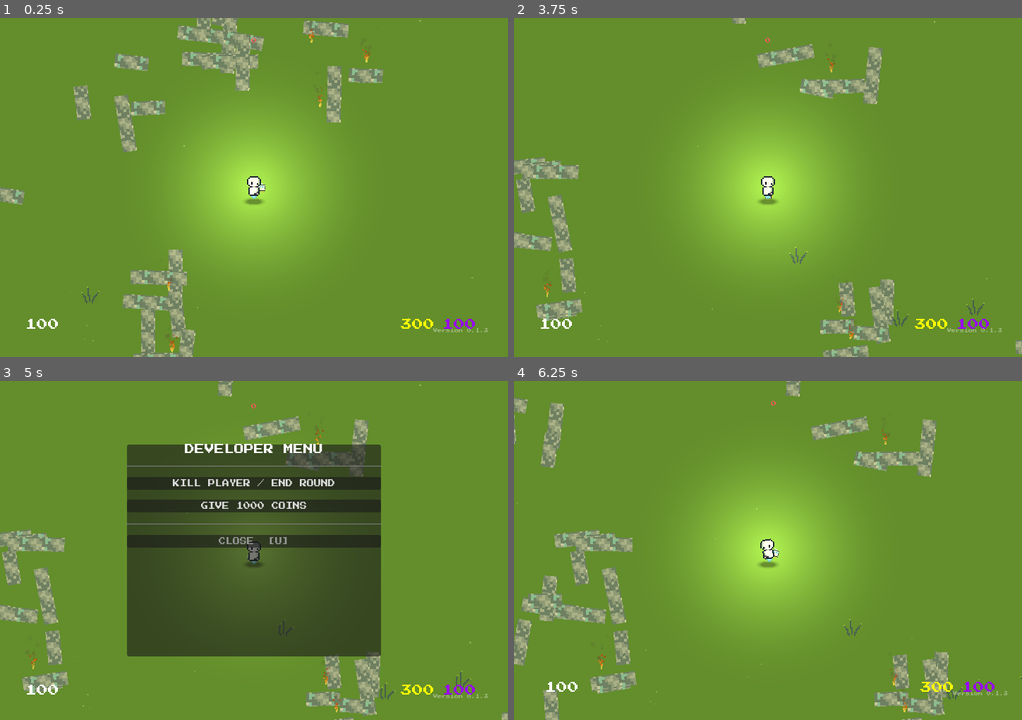
Above: before the commit, frames 1-4 (two rows, left to right).
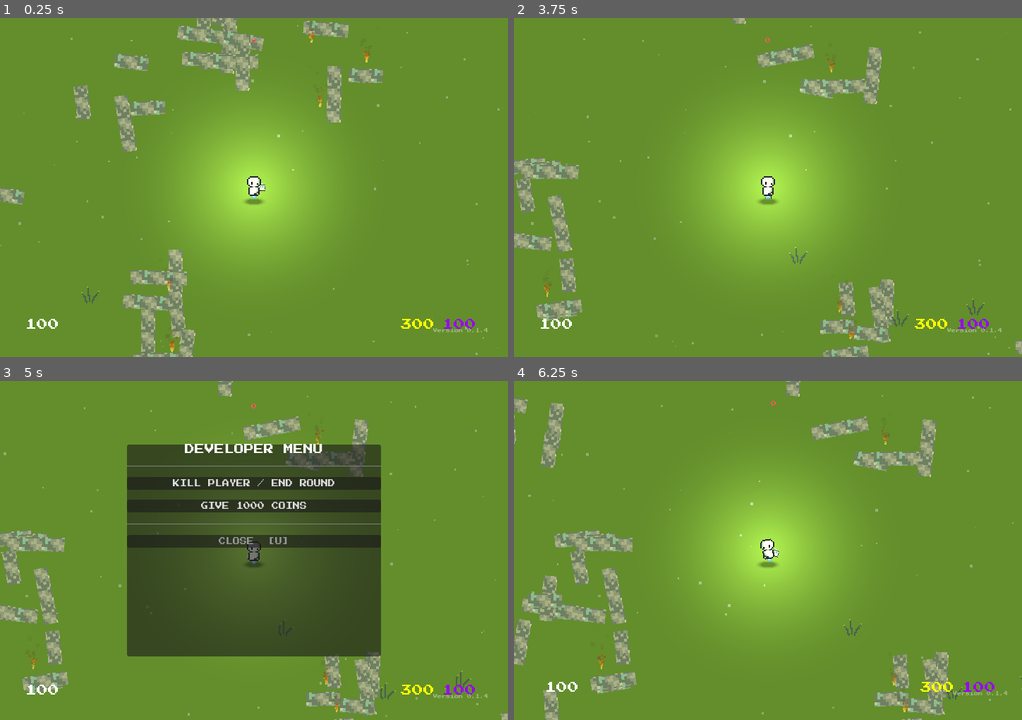
Above: after the commit, the same moments.

Repository: alecray/2d-game
Game: Godot game, scene res://scenes/main.tscn
The game is run twice, just before and just after one commit, with the same random seed, the same clock (stepped at 60 frames per second) and the same inputs.
Inputs (mouse positions are in pixels of both pictures, inside the frame that each line leads up to):
- Up to frame 1 (0.25 s): no input
- Up to frame 2 (3.75 s): tap Enter at 0.5 s; move the mouse to (879, 170) at 0.52 s; hold D 0.53-1.25 s; tap U at 0.6, 2.1, 2.85 s; click (879, 170) at 0.67 s; click "KILL PLAYER / END ROUND" at 1.25 s; move the mouse to (666, 204) at 2.02 s; hold S 2.03-2.78 s; move the mouse to (818, 112) at 2.77 s; hold D 2.78-3.5 s; click "Play Again" at 3.5 s
- Up to frame 3 (5 s): move the mouse to (228, 618) at 4.27 s; hold W from 4.28 s (still down); tap U at 4.35 s; click (228, 618) at 4.42 s
- Up to frame 4 (6.25 s): release W at 5 s; click "GIVE 1000 COINS" at 5 s; tap Space at 5.75 s; move the mouse to (920, 601) at 5.77 s; hold A from 5.78 s (still down); tap U at 5.85 s

The runs differ from the first frame. In frame 1, 0.1% of the frame differs, in the area x 0-99%, y 0-100%; in frame 2, 0.1%, in the area x 3-98%, y 0-100%; in frame 3, less than 0.1%; in frame 4, 0.1%.

Commit message:
reduce bullet lifetime and add range culling, tune wind particles for visibility

Diff:
--- a/project.godot
+++ b/project.godot
@@ -11,7 +11,7 @@
 [application]
 
 config/name="2d game"
-config/version="0.1.3"
+config/version="0.1.4"
 run/main_scene="uid://b1jv54q3e0gbd"
 config/features=PackedStringArray("4.6", "Mobile")
 config/icon="res://icon.svg"
--- a/scripts/characters/bullet.gd
+++ b/scripts/characters/bullet.gd
@@ -1,7 +1,8 @@
 extends Area2D
 
 const SPEED = 400.0
-const LIFETIME = 2.5
+const LIFETIME = 1.5
+const MAX_RANGE_SQ = 750.0 * 750.0  # cull if bullet travels beyond this distance from spawn
 const MAX_BOUNCES = 0
 const DAMAGE = 5
 const FADE_START = 0.8  # begin fading when this many seconds of lifetime remain
@@ -13,6 +14,7 @@
 
 var direction = Vector2.ZERO
 var lifetime = LIFETIME
+var _spawn: Vector2
 var bounces = 0
 var damage = DAMAGE         # can be overridden by the shooter
 var speed = SPEED           # boosted by Velocity upgrade
@@ -24,6 +26,7 @@
 var _hit_enemies: Dictionary = {}
 
 func _ready() -> void:
+	_spawn = global_position
 	area_entered.connect(_on_area_entered)
 	$ColorRect.color = bullet_color
 	var mat = CanvasItemMaterial.new()
@@ -61,7 +64,7 @@
 	if lifetime < FADE_START:
 		modulate.a = lifetime / FADE_START
 
-	if lifetime <= 0:
+	if lifetime <= 0 or global_position.distance_squared_to(_spawn) > MAX_RANGE_SQ:
 		queue_free.call_deferred()
 
 func _on_area_entered(area: Area2D) -> void:
--- a/scripts/characters/enemy_bullet.gd
+++ b/scripts/characters/enemy_bullet.gd
@@ -2,14 +2,17 @@
 extends Area2D
 
 const SPEED = 180.0
-const LIFETIME = 4.0
+const LIFETIME = 2.5
+const MAX_RANGE_SQ = 550.0 * 550.0
 const DAMAGE = 15
 const FADE_START = 0.8
 
 var direction = Vector2.ZERO
 var lifetime = LIFETIME
+var _spawn: Vector2
 
 func _ready() -> void:
+	_spawn = global_position
 	area_entered.connect(_on_area_entered)
 
 func _physics_process(delta: float) -> void:
@@ -29,7 +32,7 @@
 	if lifetime < FADE_START:
 		modulate.a = lifetime / FADE_START
 
-	if lifetime <= 0:
+	if lifetime <= 0 or global_position.distance_squared_to(_spawn) > MAX_RANGE_SQ:
 		queue_free.call_deferred()
 
 func _on_area_entered(area: Area2D) -> void:
--- a/scripts/environment/dust_particles.gd
+++ b/scripts/environment/dust_particles.gd
@@ -1,42 +1,53 @@
 extends CPUParticles2D
 
 func _ready() -> void:
-	amount = 50
-	lifetime = 8.0
+	amount = 120
+	lifetime = 5.0
 	preprocess = 5.0
-	randomness = 1.0
+	randomness = 0.4
 
 	emission_shape = EMISSION_SHAPE_RECTANGLE
 	emission_rect_extents = Vector2(520, 360)
 
-	direction = Vector2(0.0, -1.0)
-	spread = 180.0
-	gravity = Vector2(0.0, -4.0)
-	initial_velocity_min = 3.0
-	initial_velocity_max = 11.0
+	# blow horizontally with a little vertical scatter
+	direction = Vector2(1.0, 0.0)
+	spread = 18.0
+	gravity = Vector2(0.0, 0.0)
+	initial_velocity_min = 18.0
+	initial_velocity_max = 55.0
 
-	scale_amount_min = 1.0
-	scale_amount_max = 2.5
+	# long thin streaks
+	scale_amount_min = 1.5
+	scale_amount_max = 4.0
+	scale_amount_curve = _make_scale_curve()
 
-	# each particle randomly picks a color from this gradient — dust tones
+	# pale blue-white wind tones
 	var init_grad = Gradient.new()
 	init_grad.colors = PackedColorArray([
-		Color(1.00, 1.00, 1.00, 1.0),  # bright white
-		Color(1.00, 0.97, 0.88, 1.0),  # warm cream
-		Color(0.88, 0.93, 1.00, 1.0),  # cool blue-white
-		Color(0.84, 0.82, 0.79, 1.0),  # warm gray
-		Color(1.00, 1.00, 1.00, 1.0),  # bright white again for more weight
+		Color(0.88, 0.95, 1.00, 1.0),
+		Color(0.78, 0.90, 1.00, 1.0),
+		Color(1.00, 1.00, 1.00, 1.0),
+		Color(0.82, 0.92, 0.98, 1.0),
 	])
 	color_initial_ramp = init_grad
 
-	# fade in, hold, fade out over the particle's lifetime
+	# fade in quickly, hold, then fade out at the end
 	var life_grad = Gradient.new()
 	life_grad.colors = PackedColorArray([
 		Color(1.0, 1.0, 1.0, 0.0),
-		Color(1.0, 1.0, 1.0, 0.45),
+		Color(1.0, 1.0, 1.0, 0.6),
+		Color(1.0, 1.0, 1.0, 0.6),
 		Color(1.0, 1.0, 1.0, 0.0),
 	])
-	life_grad.offsets = PackedFloat32Array([0.0, 0.4, 1.0])
+	life_grad.offsets = PackedFloat32Array([0.0, 0.15, 0.75, 1.0])
 	color_ramp = life_grad
 
 	z_index = 2
+
+func _make_scale_curve() -> Curve:
+	var c = Curve.new()
+	c.add_point(Vector2(0.0, 0.0))
+	c.add_point(Vector2(0.1, 1.0))
+	c.add_point(Vector2(0.85, 1.0))
+	c.add_point(Vector2(1.0, 0.0))
+	return c
